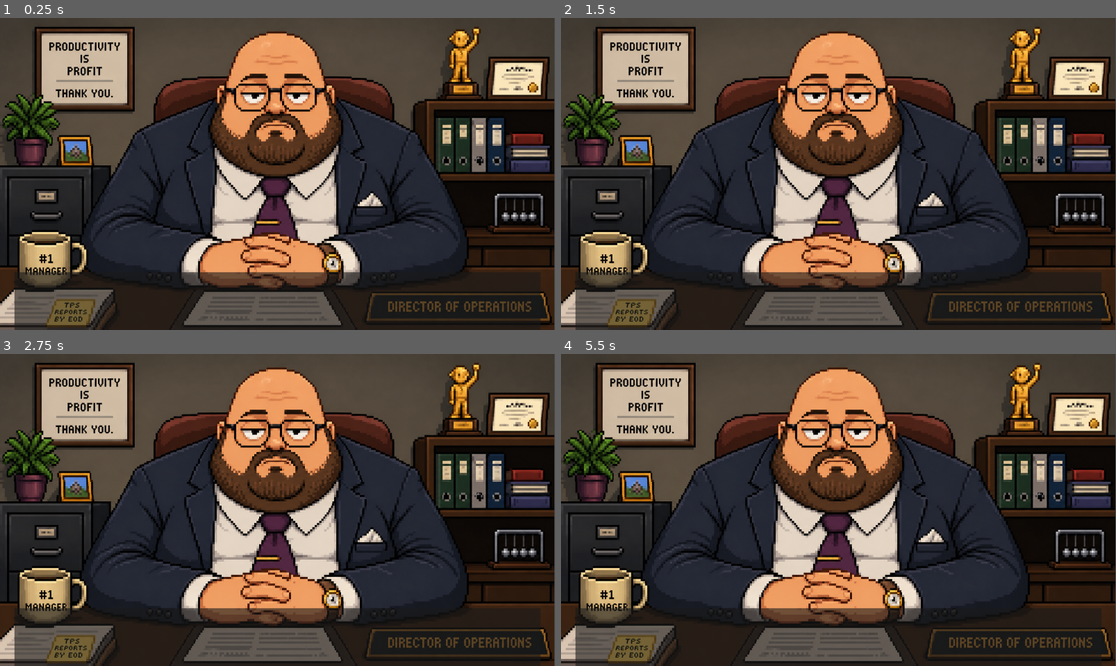
Above: before the commit, frames 1-4 (two rows, left to right).
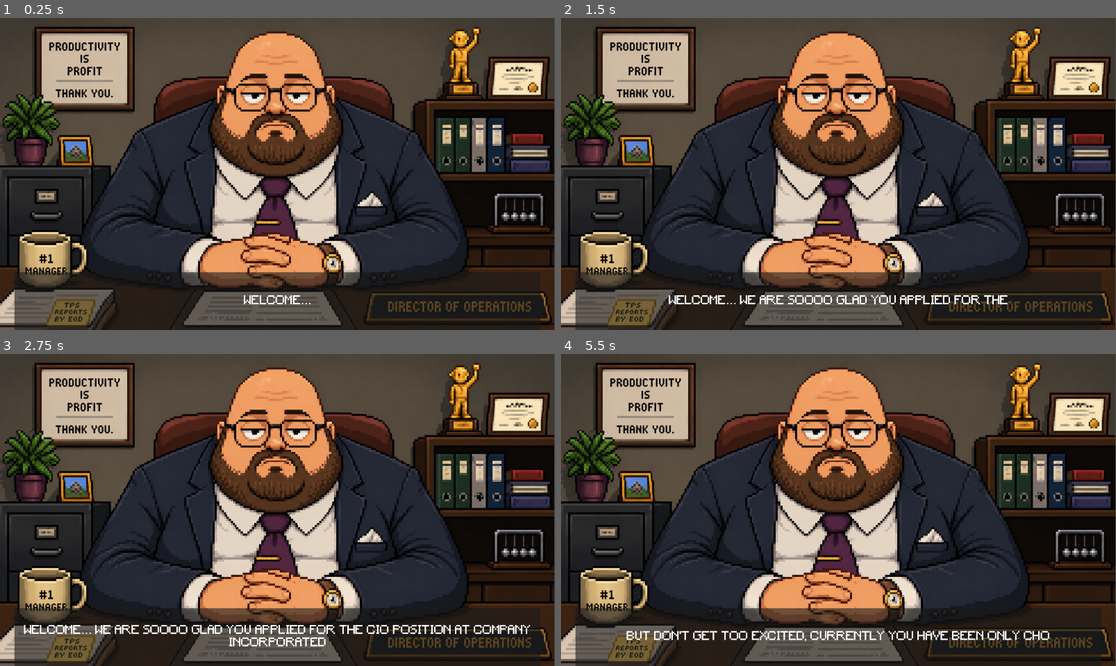
Above: after the commit, the same moments.

Repository: Leopold-Wahlbeck/Green-Cio
Game: Godot game, scene res://scenes/IntroScene.tscn
The game is run twice, just before and just after one commit, with the same random seed, the same clock (stepped at 60 frames per second) and the same inputs. This scene is started directly instead of the project's main scene.
Inputs (mouse positions are in pixels of both pictures, inside the frame that each line leads up to):
- Up to frame 1 (0.25 s): no input
- Up to frame 2 (1.5 s): no input
- Up to frame 3 (2.75 s): no input
- Up to frame 4 (5.5 s): click (838, 603) at 3.5 s, where only the run after the commit has a clickable "NEXT"

The runs differ from the first frame. In frame 1, 0.1% of the frame differs, in the area x 43-56%, y 88-92%; in frame 2, 0.9%; in frame 3, 1.5%, in the area x 4-96%, y 86-94%; in frame 4, 1.1%.

Commit message:
Add intro typing script and update IntroScene
Add scripts/introscript.gd (and its UID) and attach it to IntroScene; convert the scene root from Node2D to Control and add the script as an external resource. Implement a typing effect with a lines array, per-character reveal (await timer), hide the Next button while typing and show it when done, and advance to res://scenes/main.tscn after the last line. Also adjust node layout/parents: move NextButton under DialogueBox and update its text to "NEXT", and add layout properties to several nodes to match the Control-based scene setup.

Diff:
--- a/scenes/IntroScene.tscn
+++ b/scenes/IntroScene.tscn
@@ -1,5 +1,6 @@
 [gd_scene format=3 uid="uid://b05txtfqtv7d0"]
 
+[ext_resource type="Script" uid="uid://b5xxjygfpe33g" path="res://scripts/introscript.gd" id="1_6tor5"]
 [ext_resource type="Texture2D" uid="uid://cjy2527isxebq" path="res://assets/images/introscenebackground.png" id="1_g6t57"]
 [ext_resource type="FontFile" uid="uid://c042li8xx2r6" path="res://assets/fonts/Minecraft.ttf" id="2_3uwhn"]
 [ext_resource type="Texture2D" uid="uid://5jt2icbd1mnt" path="res://assets/images/chatbouble.png" id="3_6tor5"]
@@ -8,9 +9,13 @@
 font = ExtResource("2_3uwhn")
 font_size = 40
 
-[node name="IntroScene" type="Node2D" unique_id=3720741]
+[node name="IntroScene" type="Control" unique_id=1038385812]
+layout_mode = 3
+anchors_preset = 0
+script = ExtResource("1_6tor5")
 
 [node name="CharacterImage" type="TextureRect" parent="." unique_id=571855047]
+layout_mode = 0
 offset_right = 1920.0
 offset_bottom = 1080.0
 texture = ExtResource("1_g6t57")
@@ -18,6 +23,7 @@
 stretch_mode = 4
 
 [node name="DialogueBox" type="Panel" parent="." unique_id=1263295055]
+layout_mode = 0
 offset_left = 50.0
 offset_top = 880.0
 offset_right = 1870.0
@@ -30,22 +36,25 @@
 anchor_bottom = 1.0
 grow_horizontal = 2
 grow_vertical = 2
+text = "Welcome… We are soooo glad you applied for the CIO position at Company Incorporated.
+"
 label_settings = SubResource("LabelSettings_nx802")
 horizontal_alignment = 1
 vertical_alignment = 1
 autowrap_mode = 2
 uppercase = true
 
-[node name="NextButton" type="Button" parent="." unique_id=211369252]
-visible = false
-offset_left = -2.0
-offset_top = 24.0
-offset_right = 43.0
-offset_bottom = 55.0
-text = "Next"
+[node name="NextButton" type="Button" parent="DialogueBox" unique_id=1935556165]
+layout_mode = 0
+offset_left = 705.0
+offset_top = -51.0
+offset_right = 1105.0
+offset_bottom = 29.0
+text = "NEXT"
 
 [node name="SpeechBouble" type="TextureRect" parent="." unique_id=1093009902]
 visible = false
+layout_mode = 0
 offset_left = 9.0
 offset_top = 9.0
 offset_right = 31.5
--- /dev/null
+++ b/scripts/introscript.gd
@@ -0,0 +1,47 @@
+extends Control
+
+@onready var dialogue_text: Label = $DialogueBox/DiaText
+@onready var next_button: Button = $DialogueBox/NextButton
+
+var lines := [
+	"Welcome… We are soooo glad you applied for the CIO position at Company Incorporated.",
+	"But don't get too excited, currently you have been only chosen for the 2 week testing period.",
+	"Each day, your job is to make a series of choices for our company.",
+	"At the end of the 2 week period, we will evaluate your performance and decide whether to keep you or not.",
+	"We expect you to make us a lot of money…",
+	"While of course…",
+	"Thinking about the environment.",
+	"Think about your choices wisely.",
+	"Good luck :D"
+]
+
+var index := 0
+var typing_speed := 0.03
+var is_typing := false
+var current_full_text := ""
+
+func _ready() -> void:
+	next_button.pressed.connect(next_line)
+	show_line()
+
+func show_line() -> void:
+	current_full_text = lines[index]
+	dialogue_text.text = ""
+	is_typing = true
+
+	next_button.visible = false  # 🔥 göm knappen
+
+	for i in current_full_text.length():
+		dialogue_text.text += current_full_text[i]
+		await get_tree().create_timer(typing_speed).timeout
+
+	is_typing = false
+	next_button.visible = true   # 🔥 visa när klar
+
+func next_line() -> void:
+	index += 1
+
+	if index >= lines.size():
+		get_tree().change_scene_to_file("res://scenes/main.tscn")
+	else:
+		show_line()
Not shown, added: scripts/introscript.gd.uid
